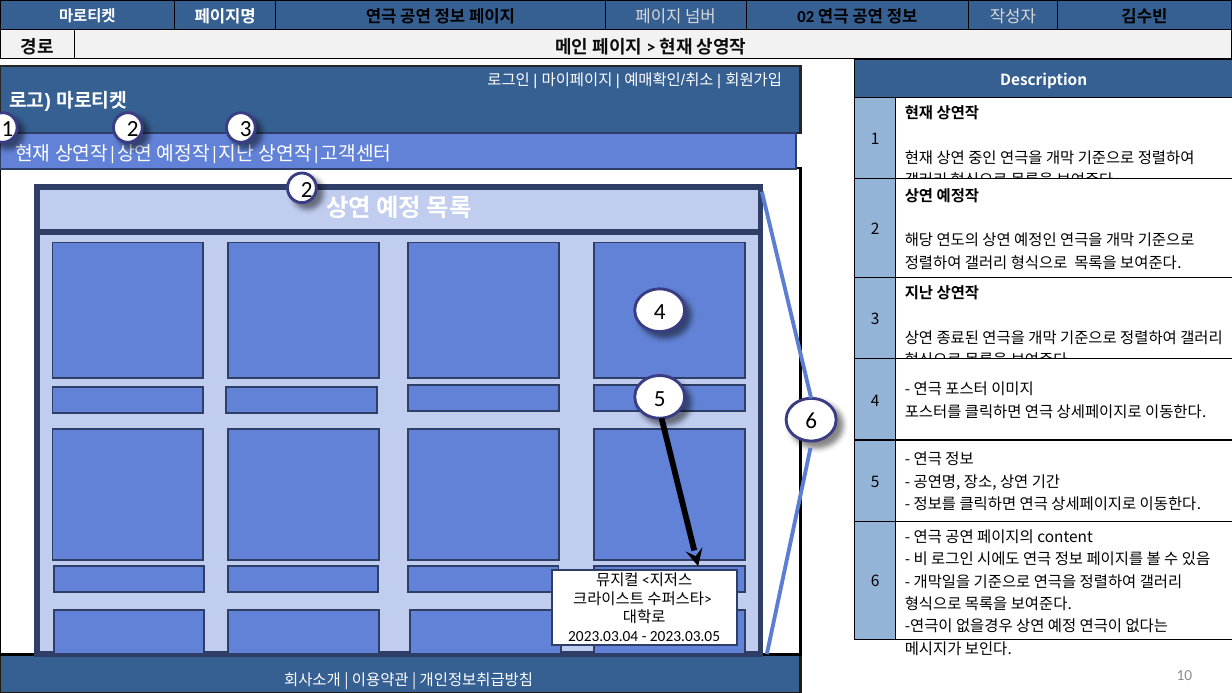
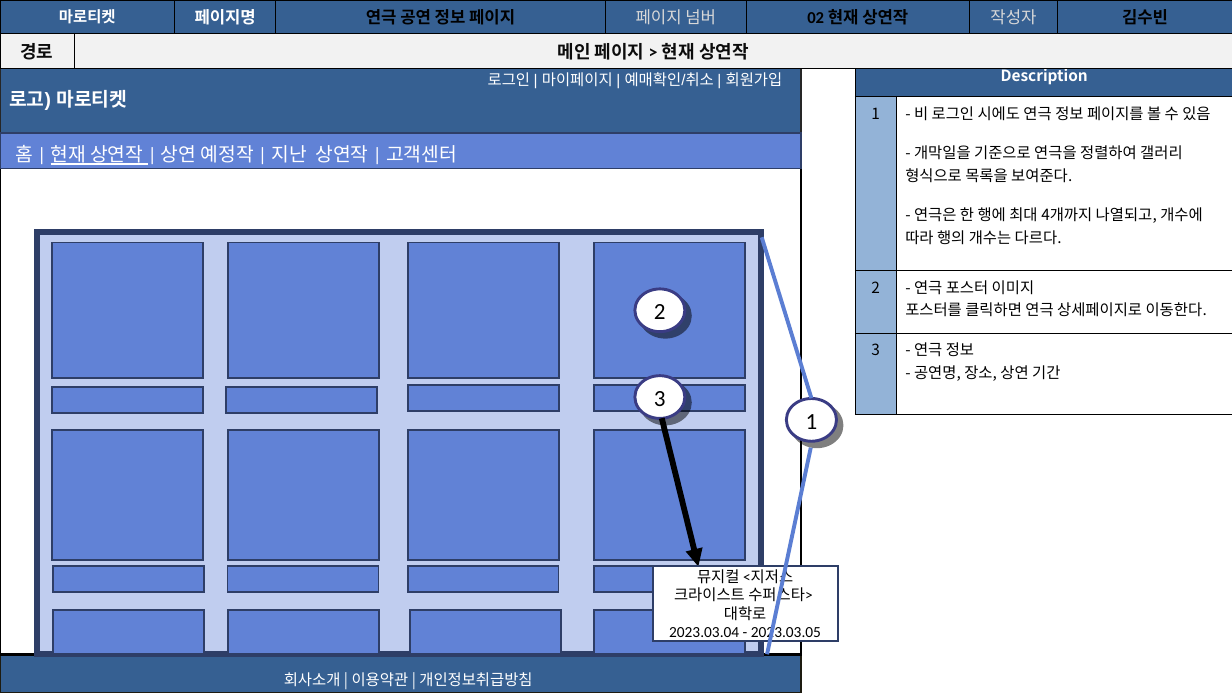
Before and after one commit to Soobinnni/Marroticket, a slide deck: slide 11 of 프로젝트 산출물/9. 스토리보드/마로티켓 사용자 스토리보드.pptx (slide 10 before the commit). Drawn at 1232x693 pixels with LibreOffice and Linux fonts; fonts in the diff are those of the drawing. Boxes give left, top, right and bottom in pixels: in the first picture for what was removed or moved away, otherwise in the second. Text is boxed around its words. In the diff, an @@ line names an element or a change of style, - is before the commit and + after.

```diff
--- a/프로젝트 산출물/9. 스토리보드/마로티켓 사용자 스토리보드.pptx
+++ b/프로젝트 산출물/9. 스토리보드/마로티켓 사용자 스토리보드.pptx
@@ table at (x1=0, y1=0, x2=1232, y2=303) @@
-row 1, column 6: 02 연극 공연 정보
+row 1, column 6: 02 현재 상연작
-row 2, column 2: 메인 페이지 > 현재 상영작
+row 2, column 2: 메인 페이지 > 현재 상연작
@@ borders changed @@
@@ table at (x1=855, y1=59, x2=1232, y2=385) @@
-row 2: 1 | 현재 상연작 / 현재 상연 중인 연극을 개막 기준으로 정렬하여 갤러리 형식으로 목록을 보여준다.
-row 3: 2 | 상연 예정작 / 해당 연도의 상연 예정인 연극을 개막 기준으로 정렬하여 갤러리 형식으로 목록을 보여준다.
-row 4: 3 | 지난 상연작 / 상연 종료된 연극을 개막 기준으로 정렬하여 갤러리 형식으로 목록을 보여준다.
-row 5: 4 | - 연극 포스터 이미지 / 포스터를 클릭하면 연극 상세페이지로 이동한다.
-row 6: 5 | - 연극 정보 / - 공연명, 장소, 상연 기간 / - 정보를 클릭하면 연극 상세페이지로 이동한다.
-row 7: 6 | - 연극 공연 페이지의 content / - 비 로그인 시에도 연극 정보 페이지를 볼 수 있음 / - 개막일을 기준으로 연극을 정렬하여 갤러리 형식으로 목록을 보여준다. / -연극이 없을경우 상연 예정 연극이 없다는 메시지가 보인다.
+row 2: 1 | - 비 로그인 시에도 연극 정보 페이지를 볼 수 있음 / - 개막일을 기준으로 연극을 정렬하여 갤러리 형식으로 목록을 보여준다. / - 연극은 한 행에 최대 4개까지 나열되고, 개수에 따라 행의 개수는 다르다.
+row 3: 2 | - 연극 포스터 이미지 / 포스터를 클릭하면 연극 상세페이지로 이동한다.
+row 4: 3 | - 연극 정보 / - 공연명, 장소, 상연 기간
@@ rectangle "로고) 마로티켓" at (x1=0, y1=66, x2=800, y2=133): outline #262626 2 pt to #262626 2.01 pt @@
@@ rectangle resized from (x1=0, y1=133, x2=796, y2=169) to (x1=0, y1=133, x2=800, y2=168) @@
@@ text at (x1=15, y1=145, x2=457, y2=165): text changed @@
-현재 상연작|상연 예정작|지난 상연작|고객센터
+홈 | 현재 상연작 | 상연 예정작 | 지난 상연작 | 고객센터
@@ rectangle at (x1=0, y1=168, x2=800, y2=654): outline #000000 2 pt to #000000 2.01 pt @@
@@ ellipse removed at (x1=287, y1=173, x2=316, y2=202) @@
-2
@@ rectangle removed at (x1=37, y1=187, x2=761, y2=609) @@
-상연 예정 목록
@@ rectangle at (x1=37, y1=232, x2=761, y2=654): outline #2E3E67 4.5 pt to #2E3E67 4.54 pt @@
@@ line moved from (762, 191) - (811, 398) to (762, 238) - (811, 398) @@
@@ line (762, 238) - (811, 398): stroke #5B7ED3 3 pt to #5B7ED3 3.03 pt @@
@@ ellipse "2" resized from (x1=114, y1=113, x2=142, y2=142) to (x1=635, y1=289, x2=685, y2=332) @@
@@ ellipse removed at (x1=635, y1=288, x2=685, y2=331) @@
-4
@@ ellipse "3" resized from (x1=226, y1=113, x2=255, y2=142) to (x1=635, y1=375, x2=685, y2=418) @@
@@ ellipse removed at (x1=635, y1=375, x2=685, y2=418) @@
-5
@@ arrow (662, 418) - (698, 567): stroke #000000 4.5 pt to #000000 4.54 pt; arrowheads changed @@
@@ ellipse removed at (x1=786, y1=398, x2=836, y2=441) @@
-6
@@ outline #3A3C84 2.25 pt to #3A3C84 2.27 pt; shadow changed in 3 elements at (x1=635, y1=289, x2=685, y2=332), (x1=635, y1=375, x2=685, y2=418), (x1=787, y1=398, x2=836, y2=441) @@
@@ ellipse "1" resized from (x1=0, y1=113, x2=17, y2=142) to (x1=787, y1=398, x2=836, y2=441) @@
@@ line (811, 447) - (767, 654): stroke #5B7ED3 3 pt to #5B7ED3 3.03 pt @@
@@ rectangle "뮤지컬 <지저스 크라이스트 수퍼스타>" moved from (x1=552, y1=569, x2=737, y2=644) to (x1=653, y1=567, x2=837, y2=641) @@
@@ rectangle "회사소개 | 이용약관 | 개인정보취급방침" at (x1=0, y1=654, x2=800, y2=693): indent changed; outline #1D1B10 2 pt to #1D1B10 2.01 pt @@
@@ page number removed at (x1=1177, y1=670, x2=1193, y2=680) @@
-10
```
Also in this commit, not shown: 47 other slides changed, 13 slides added, 1 slide removed, 36 other files.
